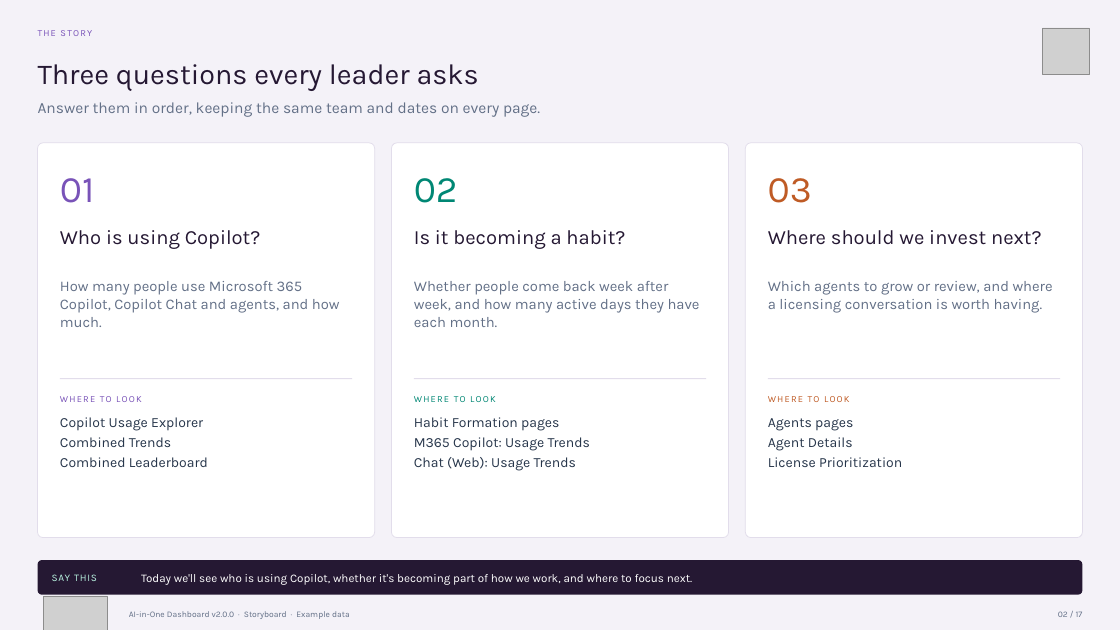
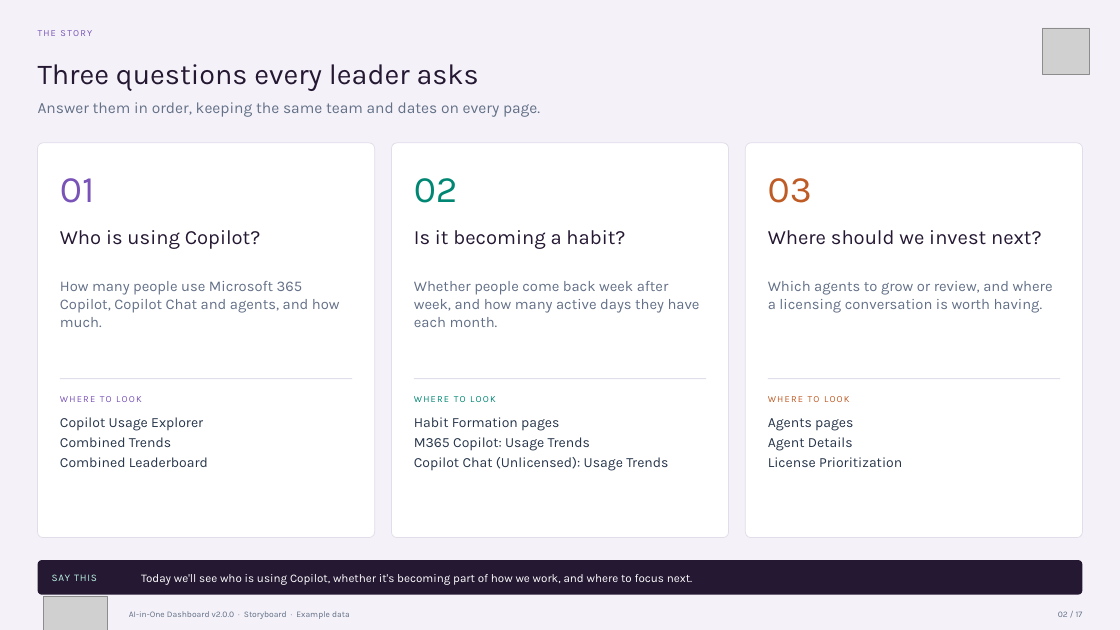
Before and after one commit to microsoft/AI-in-One-Dashboard, a slide deck: slide 2 of AI-in-One-v2.0.0-Storyboard.pptx. Drawn at 1120x630 pixels with LibreOffice and Linux fonts; fonts in the diff are those of the drawing; grey boxes stand for pictures. Boxes give left, top, right and bottom in pixels: in the first picture for what was removed or moved away, otherwise in the second. Text is boxed around its words. In the diff, an @@ line names an element or a change of style, - is before the commit and + after.

```diff
--- a/AI-in-One-v2.0.0-Storyboard.pptx
+++ b/AI-in-One-v2.0.0-Storyboard.pptx
@@ text at (x1=414, y1=457, x2=668, y2=471): text changed @@
-Chat (Web): Usage Trends
+Copilot Chat (Unlicensed): Usage Trends
```
Also in this commit, not shown: 11 other slides changed, 28 other files.
